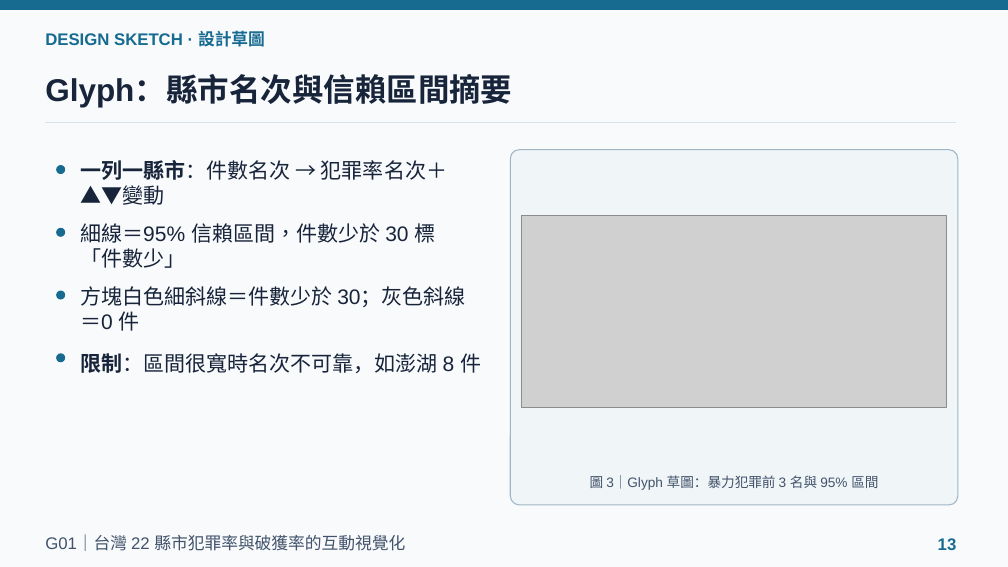
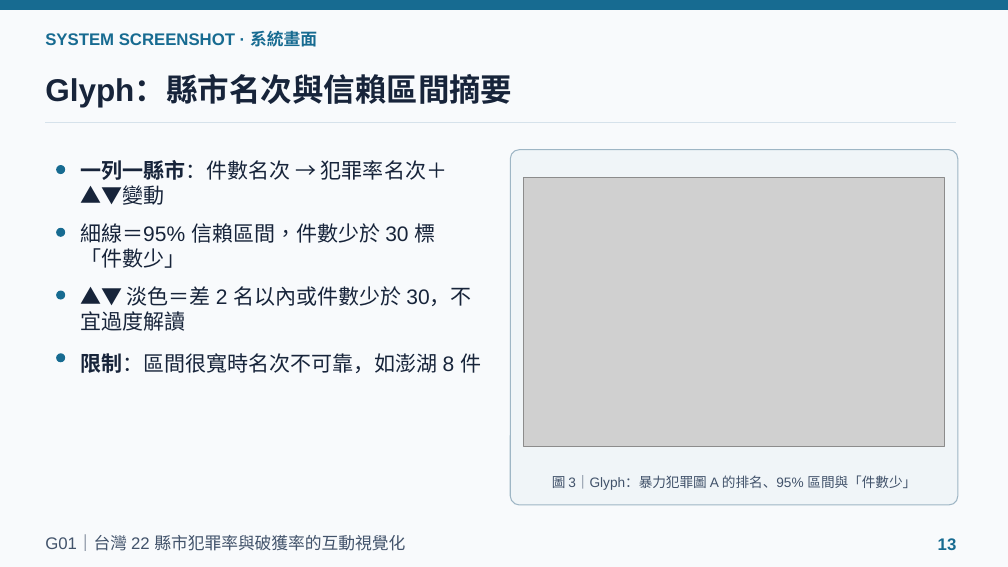
Before and after one commit to powerkaifu/taiwan-crime-rate-vis, a slide deck: slide 13 of docs/VIS_Final_Proposal_G01.pptx. Drawn at 1008x567 pixels with LibreOffice and Linux fonts; fonts in the diff are those of the drawing; grey boxes stand for pictures. Boxes give left, top, right and bottom in pixels: in the first picture for what was removed or moved away, otherwise in the second. Text is boxed around its words. In the diff, an @@ line names an element or a change of style, - is before the commit and + after.

```diff
--- a/docs/VIS_Final_Proposal_G01.pptx
+++ b/docs/VIS_Final_Proposal_G01.pptx
@@ text at (45, 28, 317, 50): text changed @@
-DESIGN SKETCH · 設計草圖
+SYSTEM SCREENSHOT · 系統畫面
@@ picture: place and size @@
-picture at (522, 215, 947, 407)
+picture at (524, 178, 944, 447)
@@ text at (80, 286, 471, 331): text changed @@
-方塊白色細斜線＝件數少於 30；灰色斜線＝0 件
+▲▼ 淡色＝差 2 名以內或件數少於 30，不宜過度解讀
@@ text at (552, 475, 916, 490): text changed @@
-圖 3｜Glyph 草圖：暴力犯罪前 3 名與 95% 區間
+圖 3｜Glyph：暴力犯罪圖 A 的排名、95% 區間與「件數少」
```
Also in this commit, not shown: 14 other slides changed, 1 slide added, 13 other files.
